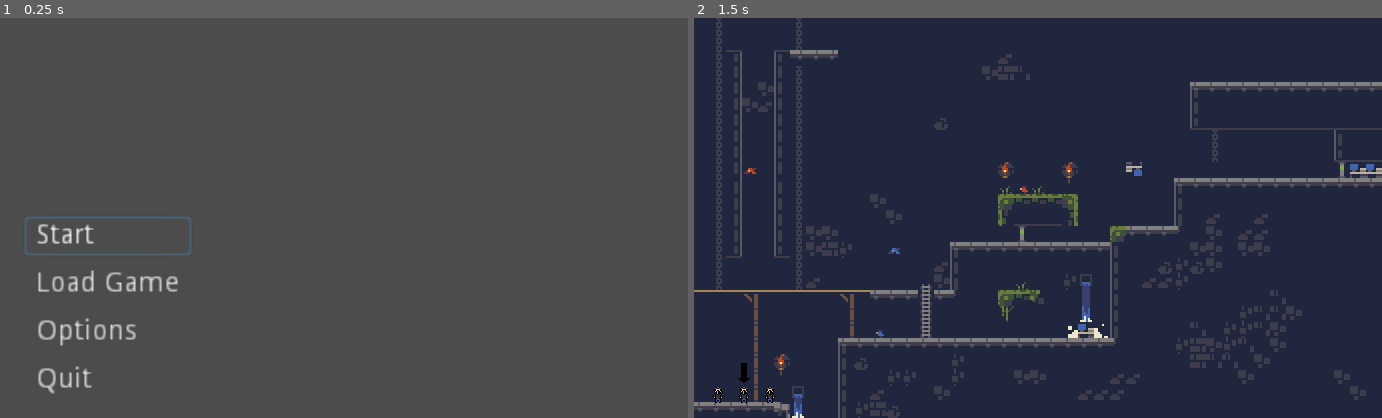
Above: before the commit, frames 1-2 (left to right).
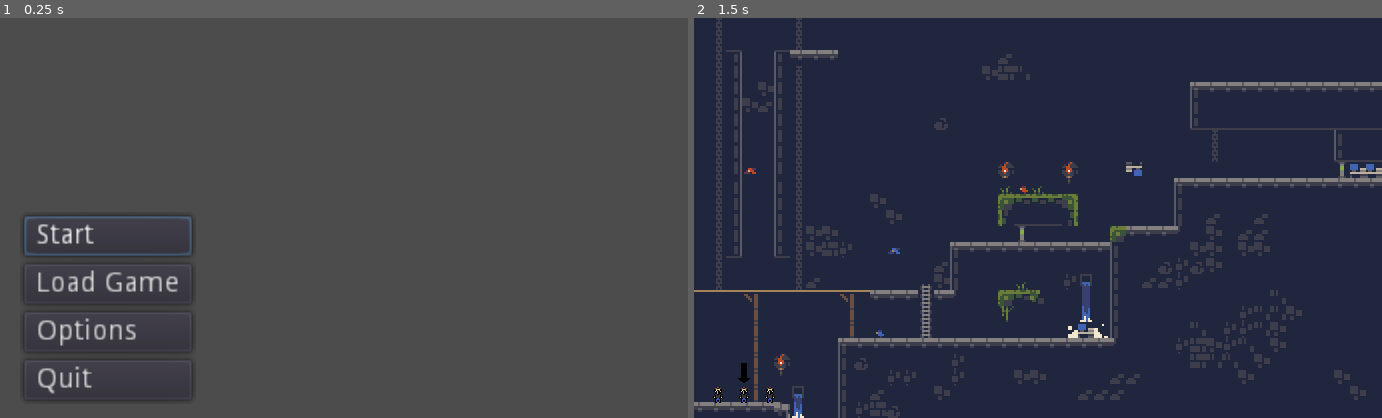
Above: after the commit, the same moments.

Repository: KGebski0036/Devcember-Game
Game: Godot game, scene res://Menu.tscn
Two runs of this game, one before a commit and one after it. Both use one fixed random seed, a clock stepped at 60 frames per second and the inputs below.
Inputs (mouse positions are in pixels of both pictures, inside the frame that each line leads up to):
- Up to frame 1 (0.25 s): no input
- Up to frame 2 (1.5 s): click "Start" at 0.5 s; tap Enter at 1.25 s; move the mouse to (1189, 198) at 1.27 s; hold D (right) from 1.28 s (still down)

The runs differ from the first frame. In frame 1, 0.4% of the frame differs, in the area x 3-29%, y 59-96%; in frame 2, nothing differs.

Commit message:
poprawilem guziczki

Diff:
--- a/DevcemberGame/Menu.tscn
+++ b/DevcemberGame/Menu.tscn
@@ -25,7 +25,6 @@
 margin_bottom = 20.0
 focus_neighbour_top = NodePath("../QuitButton")
 text = "Start"
-flat = true
 align = 0
 
 [node name="LoadGameButton" type="Button" parent="VBoxContainer"]
@@ -33,7 +32,6 @@
 margin_right = 84.0
 margin_bottom = 44.0
 text = "Load Game"
-flat = true
 align = 0
 
 [node name="OptionsButton" type="Button" parent="VBoxContainer"]
@@ -41,7 +39,6 @@
 margin_right = 84.0
 margin_bottom = 68.0
 text = "Options"
-flat = true
 align = 0
 
 [node name="QuitButton" type="Button" parent="VBoxContainer"]
@@ -50,7 +47,6 @@
 margin_bottom = 92.0
 focus_neighbour_bottom = NodePath("../StartButton")
 text = "Quit"
-flat = true
 align = 0
 
 [connection signal="pressed" from="VBoxContainer/StartButton" to="." method="_on_StartButton_pressed"]
